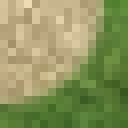
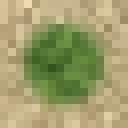
Layer changes from the first 128x128 image to the second:
added layer "rond-point" above "inside_turning_road_grass" over [0, 0, 128, 128]
hid "endof_road_grass" over [0, 0, 128, 128]
